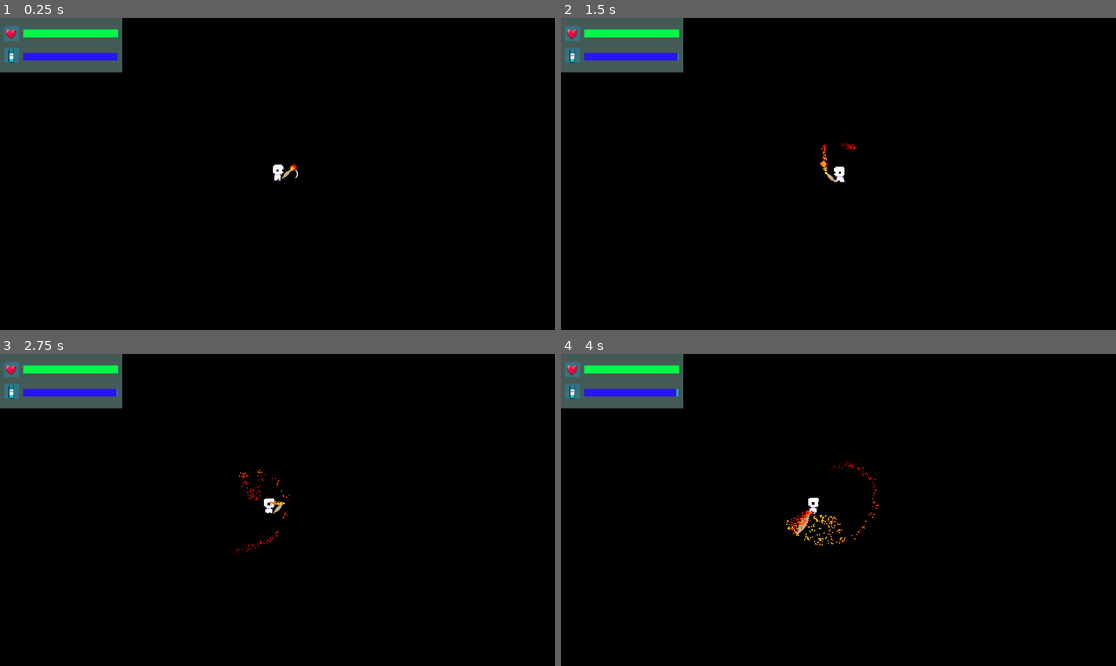
Above: before the commit, frames 1-4 (two rows, left to right).
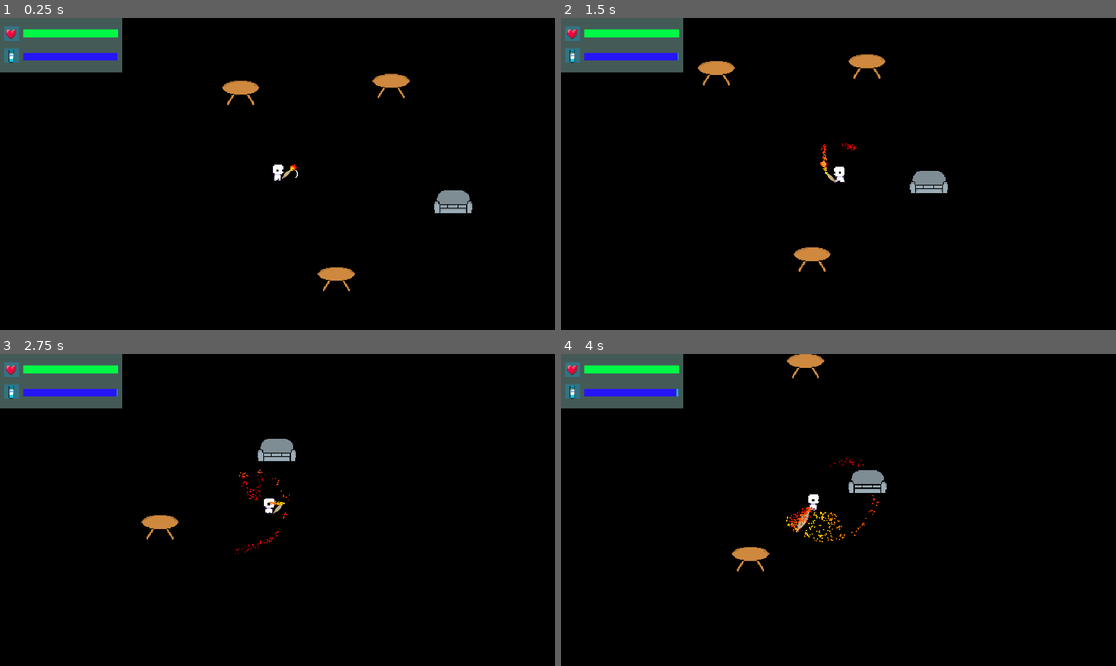
Above: after the commit, the same moments.

Repository: Kapsulon/flame
Game: Godot game, scene res://scenes/new_world.tscn
The game is run twice, just before and just after one commit, with the same random seed, the same clock (stepped at 60 frames per second) and the same inputs. This scene is started directly instead of the project's main scene.
Inputs (mouse positions are in pixels of both pictures, inside the frame that each line leads up to):
- Up to frame 1 (0.25 s): no input
- Up to frame 2 (1.5 s): move the mouse to (960, 158) at 0.52 s; hold D (right) 0.53-1.28 s; click (960, 158) at 0.6 s; move the mouse to (727, 189) at 1.27 s; hold S (down) from 1.28 s (still down); right-click (727, 189) at 1.35 s
- Up to frame 3 (2.75 s): move the mouse to (333, 441) at 2.02 s; release S (down) at 2.03 s; hold D (right) from 2.03 s (still down); click (333, 441) at 2.1 s
- Up to frame 4 (4 s): move the mouse to (810, 572) at 2.77 s; release D (right) at 2.78 s; hold W (up) 2.78-3.53 s; right-click (810, 572) at 2.85 s; move the mouse to (1005, 556) at 3.52 s; hold A (left) from 3.53 s (still down); click (1005, 556) at 3.6 s

The runs differ from the first frame. In frame 1, 1.2% of the frame differs, in the area x 40-86%, y 17-88%; in frame 2, 1.2%; in frame 3, 0.7%; in frame 4, 1.4%, in the area x 30-59%, y 0-70%.

Commit message:
[FIX] collision with picakbel items

Diff:
--- a/scenes/flame.tscn
+++ b/scenes/flame.tscn
@@ -70,3 +70,4 @@
 shape = SubResource("RectangleShape2D_htfa3")
 
 [connection signal="animation_finished" from="AnimatedSprite2D" to="." method="_on_animated_sprite_2d_animation_finished"]
+[connection signal="body_entered" from="Area2D" to="." method="_on_area_2d_body_entered"]
--- a/scenes/new_world.tscn
+++ b/scenes/new_world.tscn
@@ -6,6 +6,8 @@
 [ext_resource type="Script" path="res://scripts/UI.gd" id="4_dg4ss"]
 [ext_resource type="Texture2D" uid="uid://q6tra06np6hs" path="res://interface/bars/life_bar/heart_UI.png" id="4_foolh"]
 [ext_resource type="Texture2D" uid="uid://d2bljfrklv0w5" path="res://assets/sprites/deo.png" id="5_pfifa"]
+[ext_resource type="PackedScene" uid="uid://ckeaetcxuehlb" path="res://scenes/sofa.tscn" id="7_xd1jo"]
+[ext_resource type="PackedScene" uid="uid://ds06kapcb07i8" path="res://scenes/table.tscn" id="8_lsb1p"]
 
 [sub_resource type="RectangleShape2D" id="RectangleShape2D_suj6p"]
 size = Vector2(48, 64)
@@ -30,7 +32,7 @@
 
 [node name="world" type="Node"]
 
-[node name="Player" type="CharacterBody2D" parent="."]
+[node name="Player" type="CharacterBody2D" parent="." groups=["player"]]
 script = ExtResource("1_fc8uo")
 SPRAY_COOLDOWN = 0.1
 collision_shape = SubResource("RectangleShape2D_suj6p")
@@ -105,3 +107,15 @@
 offset_right = 52.0
 offset_bottom = 51.0
 texture = ExtResource("5_pfifa")
+
+[node name="Sofa" parent="." instance=ExtResource("7_xd1jo")]
+position = Vector2(605, 126)
+
+[node name="Table" parent="." instance=ExtResource("8_lsb1p")]
+position = Vector2(199, 388)
+
+[node name="Table2" parent="." instance=ExtResource("8_lsb1p")]
+position = Vector2(389, -280)
+
+[node name="Table3" parent="." instance=ExtResource("8_lsb1p")]
+position = Vector2(-132, -257)
--- a/scripts/FireRangeUp.gd
+++ b/scripts/FireRangeUp.gd
@@ -5,3 +5,4 @@
 func _on_area_2d_body_entered(body):
     if (body.is_in_group("player")):
         body.fireRange += fireRangeAdd
+        queue_free()
--- a/scripts/FireRateUp.gd
+++ b/scripts/FireRateUp.gd
@@ -5,3 +5,4 @@
 func _on_area_2d_body_entered(body):
     if (body.is_in_group("player")):
         body.fireRate += fireRateAdd
+        queue_free()
--- a/scripts/chamallow.gd
+++ b/scripts/chamallow.gd
@@ -42,7 +42,6 @@
         anim.animation = "side"
 
 func drop():
-    print("hello")
     randomize()
     var value : int = randi() % 11
     var obj
--- a/scripts/deo.gd
+++ b/scripts/deo.gd
@@ -2,4 +2,5 @@
 
 func _on_area_2d_body_entered(body):
     if (body.is_in_group("player")):
-        body.deo = body.maxDeo
+        body.do = body.maxDo
+        queue_free()
--- a/scripts/epiShield.gd
+++ b/scripts/epiShield.gd
@@ -6,3 +6,4 @@
     if (body.is_in_group("player")):
         body.maxLife += healthAdd
         body.life = body.maxLife
+        queue_free()
--- a/scripts/heal.gd
+++ b/scripts/heal.gd
@@ -3,3 +3,4 @@
 func _on_area_2d_body_entered(body):
     if (body.is_in_group("player")):
         body.life = body.maxLife
+        queue_free()
--- a/scripts/strenghtUp.gd
+++ b/scripts/strenghtUp.gd
@@ -5,3 +5,4 @@
 func _on_area_2d_body_entered(body):
     if (body.is_in_group("player")):
         body.strenght += strenghtAdd
+        queue_free()
Not shown: 1 places in scenes/new_world.tscn that only renumber resources
